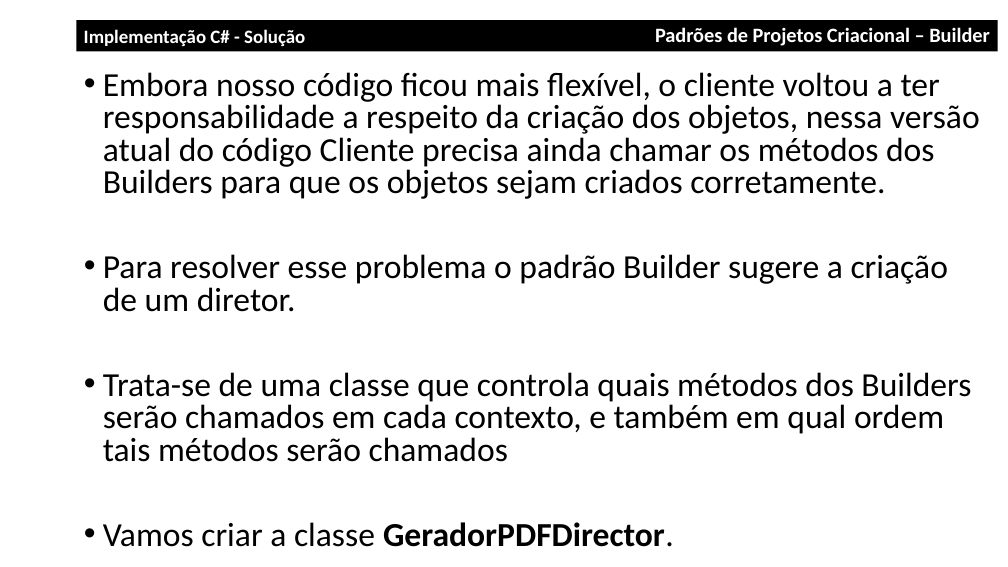
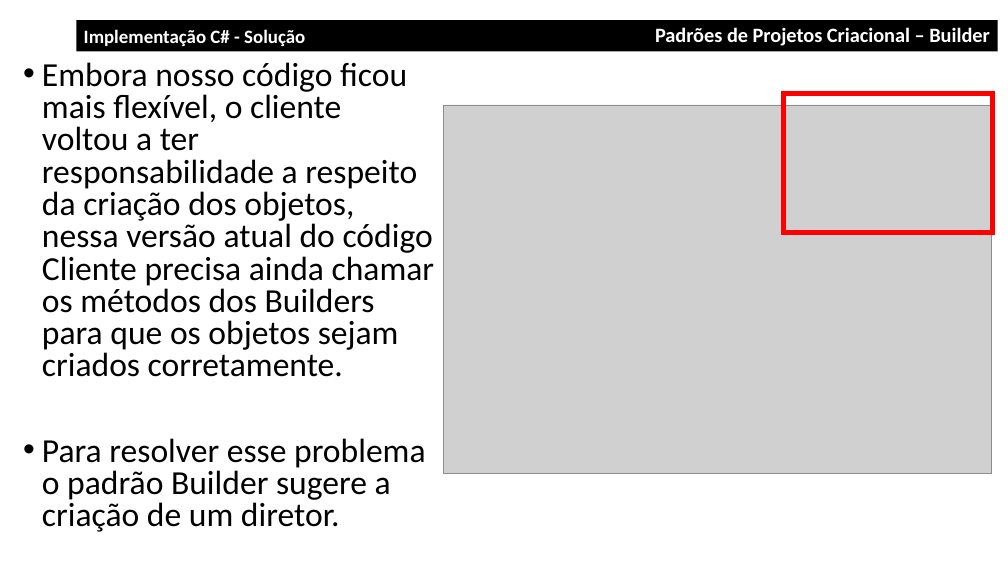
Before and after one commit to jeffersonarpasserini/DesignPatternsProjects, a slide deck: slide 26 of Aulas/Aula14_Builder/Aula14_DesignPattern_Criacional_1_Builder.pptx. Drawn at 1008x567 pixels with LibreOffice and Linux fonts; fonts in the diff are those of the drawing; grey boxes stand for pictures. Boxes give left, top, right and bottom in pixels: in the first picture for what was removed or moved away, otherwise in the second. Text is boxed around its words. In the diff, an @@ line names an element or a change of style, - is before the commit and + after.

Commit message:
Builder Csharp alteracao aula

```diff
--- a/Aulas/Aula14_Builder/Aula14_DesignPattern_Criacional_1_Builder.pptx
+++ b/Aulas/Aula14_Builder/Aula14_DesignPattern_Criacional_1_Builder.pptx
@@ text "Embora nosso código ficou mais ...": place and size @@
-text "Embora nosso código ficou mais ..." at (103,72,980,547)
+text "Embora nosso código ficou mais ..." at (42,62,435,532)
@@ picture added at (443,105,991,474) @@
@@ rectangle added at (784,94,993,233), outline #FF0000 4.5 pt @@
@@ text at (103,372,971,547): paragraphs removed @@
-• Trata-se de uma classe que controla quais métodos dos Builders serão chamados em cada contexto, e também em qual ordem tais métodos serão chamados
-• Vamos criar a classe GeradorPDFDirector.
```
Also in this commit, not shown: 3 slides added.
